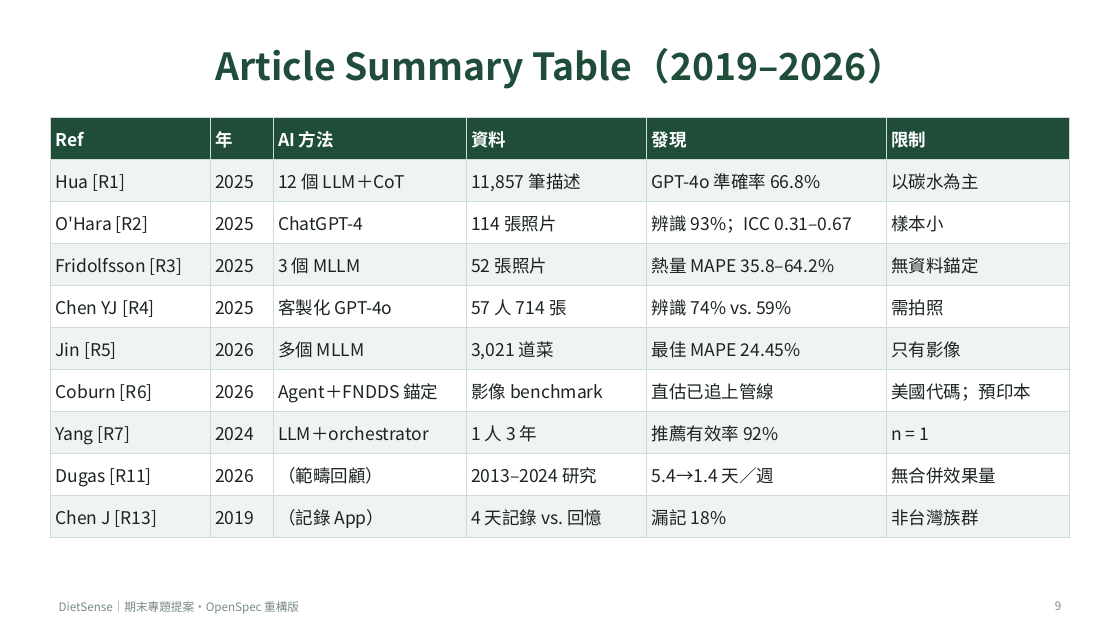
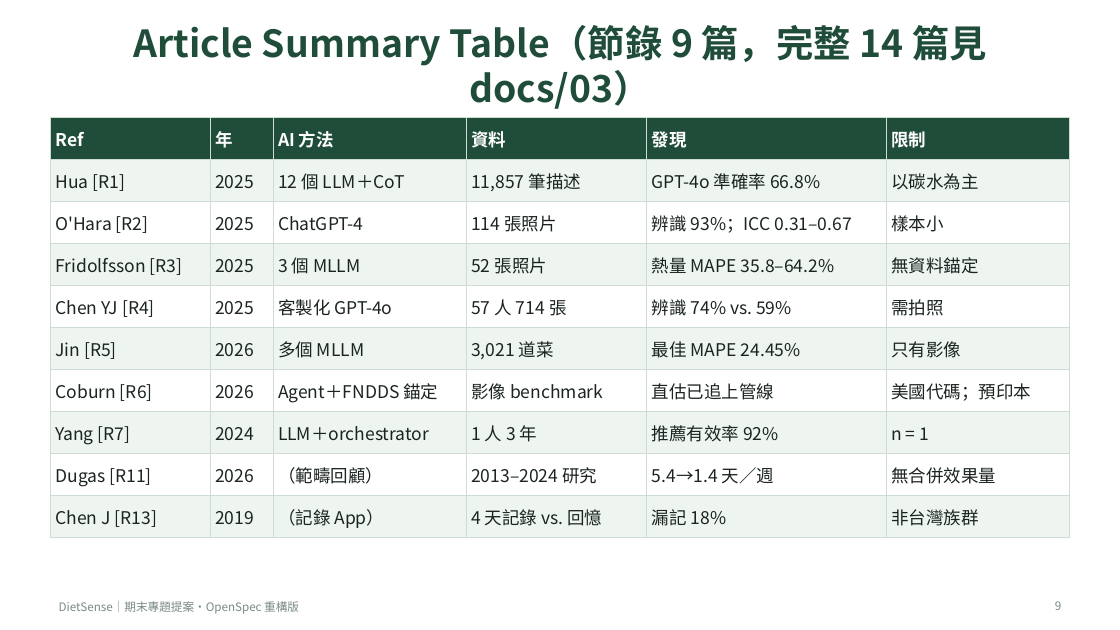
Before and after one commit to A0966411725-png/dietsense-proposal, a slide deck: slide 9 of presentation/DietSense_Proposal_Refactored.pptx. Drawn at 1120x630 pixels with LibreOffice and Linux fonts; fonts in the diff are those of the drawing. Boxes give left, top, right and bottom in pixels: in the first picture for what was removed or moved away, otherwise in the second. Text is boxed around its words. In the diff, an @@ line names an element or a change of style, - is before the commit and + after.

```diff
--- a/presentation/DietSense_Proposal_Refactored.pptx
+++ b/presentation/DietSense_Proposal_Refactored.pptx
@@ title at bbox=[133, 25, 987, 109]: text changed @@
-Article Summary Table（2019–2026）
+Article Summary Table（節錄 9 篇，完整 14 篇見 docs/03）
```
Also in this commit, not shown: 10 other slides changed, 2 slides added, 25 other files.
